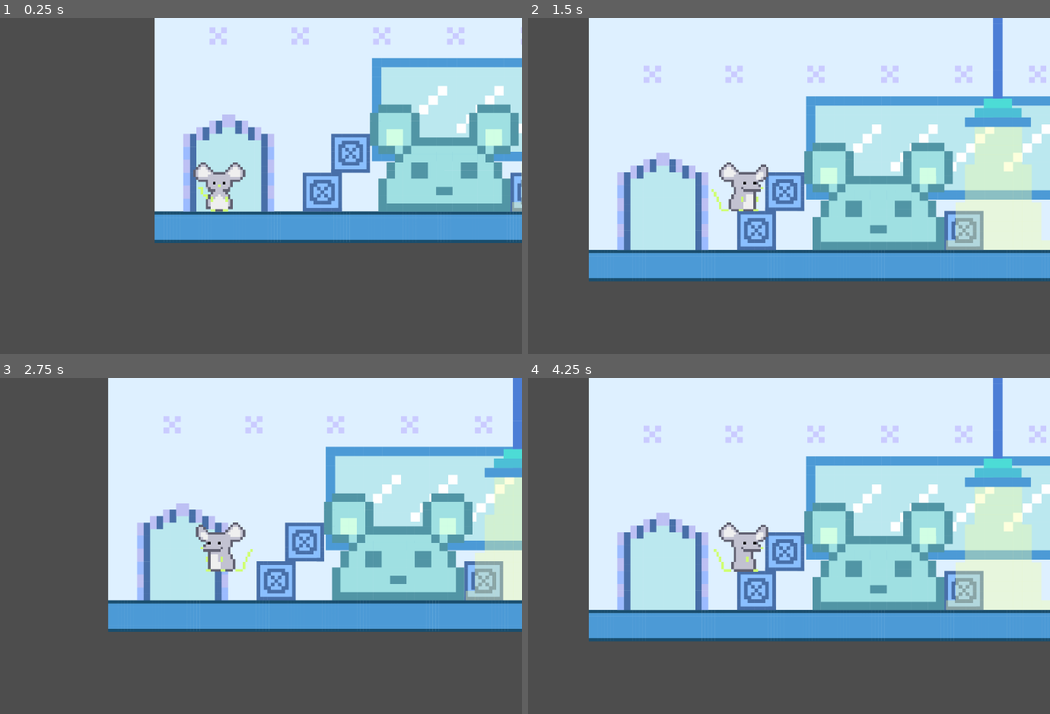
Above: before the commit, frames 1-4 (two rows, left to right).
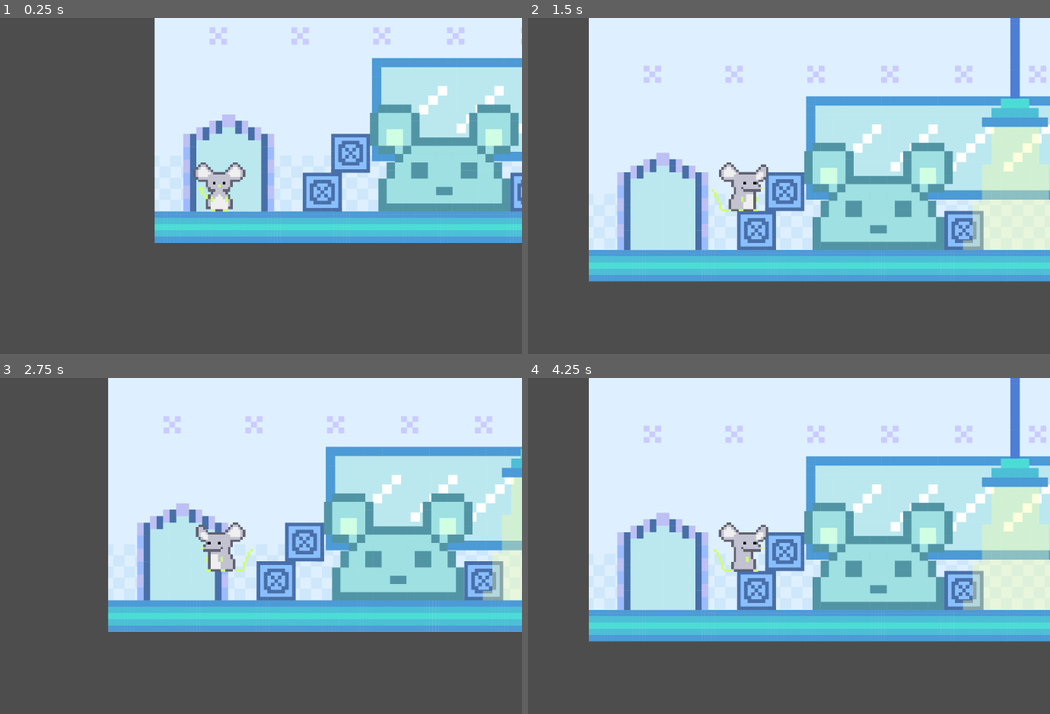
Above: after the commit, the same moments.

Repository: Wendy-zhenyiwang/2D-Group
Game: Godot game, scene res://main.tscn
Two runs of this game, one before a commit and one after it. Both use one fixed random seed, a clock stepped at 60 frames per second and the inputs below.
Inputs:
- Up to frame 1 (0.25 s): no input
- Up to frame 2 (1.5 s): tap Enter (ui_accept) at 0.5, 0.77 s; hold Right (ui_right) from 0.53 s (still down)
- Up to frame 3 (2.75 s): tap Enter (ui_accept) at 1.52 s; release Right (ui_right) at 2.03 s; hold Left (ui_left) from 2.03 s (still down)
- Up to frame 4 (4.25 s): release Left (ui_left) at 2.78 s; hold Right (ui_right) from 2.78 s (still down); tap Enter (ui_accept) at 3.02, 3.77 s

The runs differ from the first frame. In frame 1, 5.3% of the frame differs, in the area x 29-100%, y 43-67%; in frame 2, 10%, in the area x 11-100%, y 0-79%; in frame 3, 7.9%; in frame 4, 10%.

Commit message:
New map added

Diff:
--- a/the-cheezy-escape/main.tscn
+++ b/the-cheezy-escape/main.tscn
@@ -1,7 +1,7 @@
 [gd_scene load_steps=25 format=3 uid="uid://dtu2o8w8bl423"]
 
-[ext_resource type="Texture2D" uid="uid://ctbqp0v1q863k" path="res://MAP.png" id="1_5wk2p"]
 [ext_resource type="PackedScene" uid="uid://bpxh34uy2f0wy" path="res://player.tscn" id="1_dv6bk"]
+[ext_resource type="Texture2D" uid="uid://b23qytg0qbmxt" path="res://cheesyescapeMAP-02.png" id="1_risps"]
 
 [sub_resource type="RectangleShape2D" id="RectangleShape2D_4s07l"]
 size = Vector2(85.9048, 4154.66)
@@ -72,18 +72,16 @@
 [node name="Map" type="Sprite2D" parent="."]
 position = Vector2(807, -777)
 scale = Vector2(0.428632, 0.428632)
-texture = ExtResource("1_5wk2p")
+texture = ExtResource("1_risps")
 
 [node name="Level 1" type="StaticBody2D" parent="Map"]
 
 [node name="Right Wall" type="CollisionShape2D" parent="Map/Level 1"]
 position = Vector2(2126.32, -1.37476)
-scale = Vector2(1, 1)
 shape = SubResource("RectangleShape2D_4s07l")
 
 [node name="Left Wall" type="CollisionShape2D" parent="Map/Level 1"]
 position = Vector2(-2132.37, -19.6636)
-scale = Vector2(1, 1)
 shape = SubResource("RectangleShape2D_rj3j0")
 
 [node name="Level 1 Floor" type="CollisionShape2D" parent="Map/Level 1"]
@@ -100,12 +98,10 @@
 
 [node name="Mouse Ear Left" type="CollisionShape2D" parent="Map/Level 1"]
 position = Vector2(-1020.86, 1574.94)
-scale = Vector2(1, 1)
 shape = SubResource("RectangleShape2D_icser")
 
 [node name="Mouse Ear Right" type="CollisionShape2D" parent="Map/Level 1"]
 position = Vector2(-578.585, 1577.11)
-scale = Vector2(1, 1)
 shape = SubResource("RectangleShape2D_n4g6e")
 
 [node name="Mouse Head" type="CollisionShape2D" parent="Map/Level 1"]
Binary file added: the-cheezy-escape/cheesyescapeMAP-02.png
Not shown, added: the-cheezy-escape/cheesyescapeMAP-02.png.import
